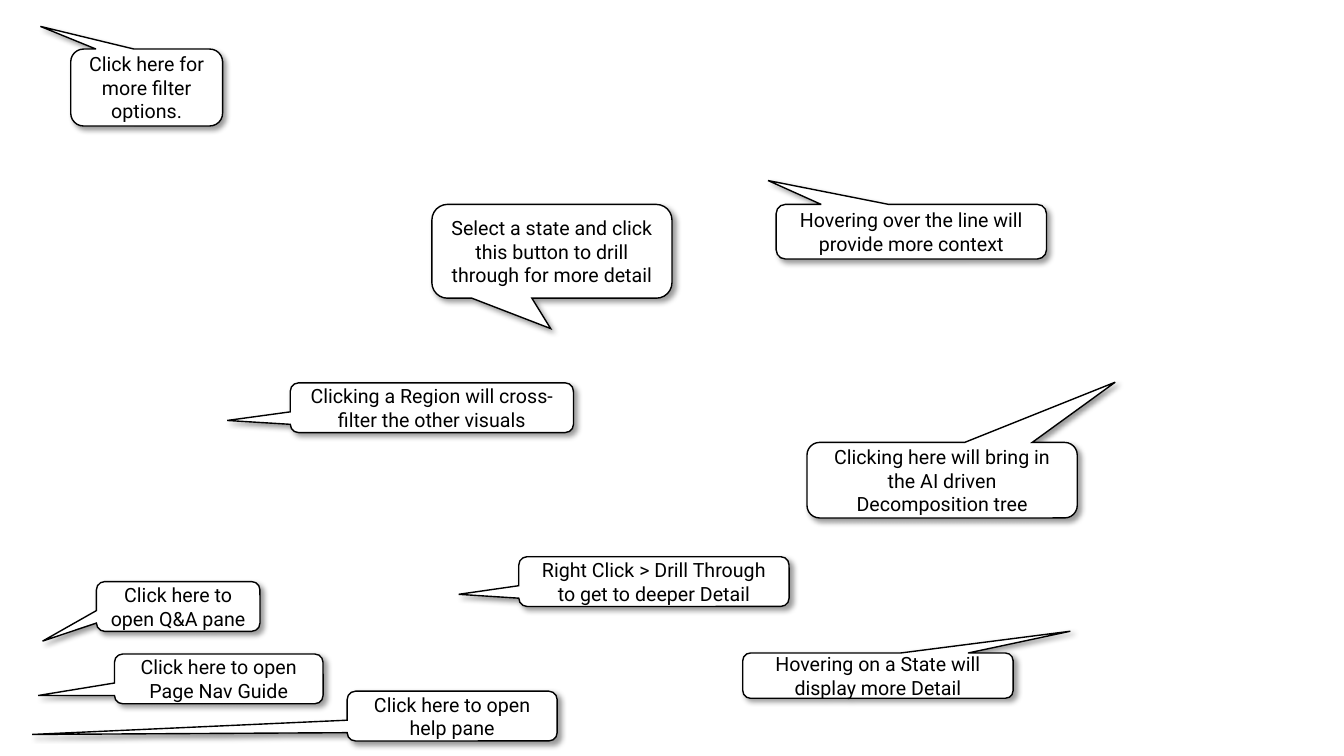
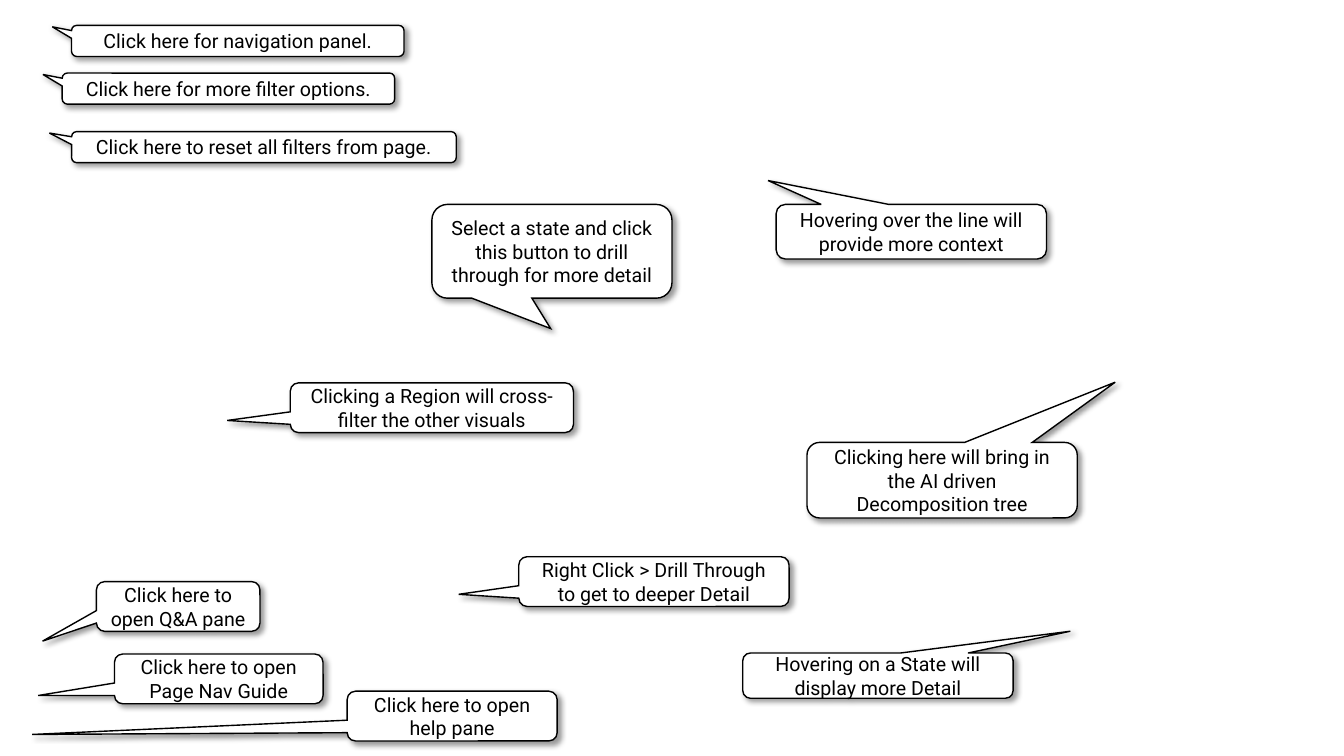
Before and after one commit to pranamg/powerbi-demo, a slide deck: slide 2 of 01-AdventureWorks DW/00-Assets/nav-pane-bg.pptx. Drawn at 1344x756 pixels with LibreOffice and Linux fonts; fonts in the diff are those of the drawing. Boxes give left, top, right and bottom in pixels: in the first picture for what was removed or moved away, otherwise in the second. Text is boxed around its words. In the diff, an @@ line names an element or a change of style, - is before the commit and + after.

Commit message:
Updated Nav Pane Background & Overlay Guide Panel

```diff
--- a/01-AdventureWorks DW/00-Assets/nav-pane-bg.pptx
+++ b/01-AdventureWorks DW/00-Assets/nav-pane-bg.pptx
@@ rounded speech box added at (72,25,404,56), fill #FFFFFF, outline #000000 1 pt, 14 pt, text #000000 @@
+Click here for navigation panel.
@@ rounded speech box "Click here for more filter ...": place and size @@
-rounded speech box "Click here for more filter ..." at (71,49,223,126)
+rounded speech box "Click here for more filter ..." at (63,73,395,104)
@@ rounded speech box "Click here for more filter ..." at (63,73,395,104): proportions changed @@
@@ rounded speech box added at (72,132,457,163), fill #FFFFFF, outline #000000 1 pt, 14 pt, text #000000 @@
+Click here to reset all filters from page.
```
Also in this commit, not shown: 2 other slides changed, 3 other files.
